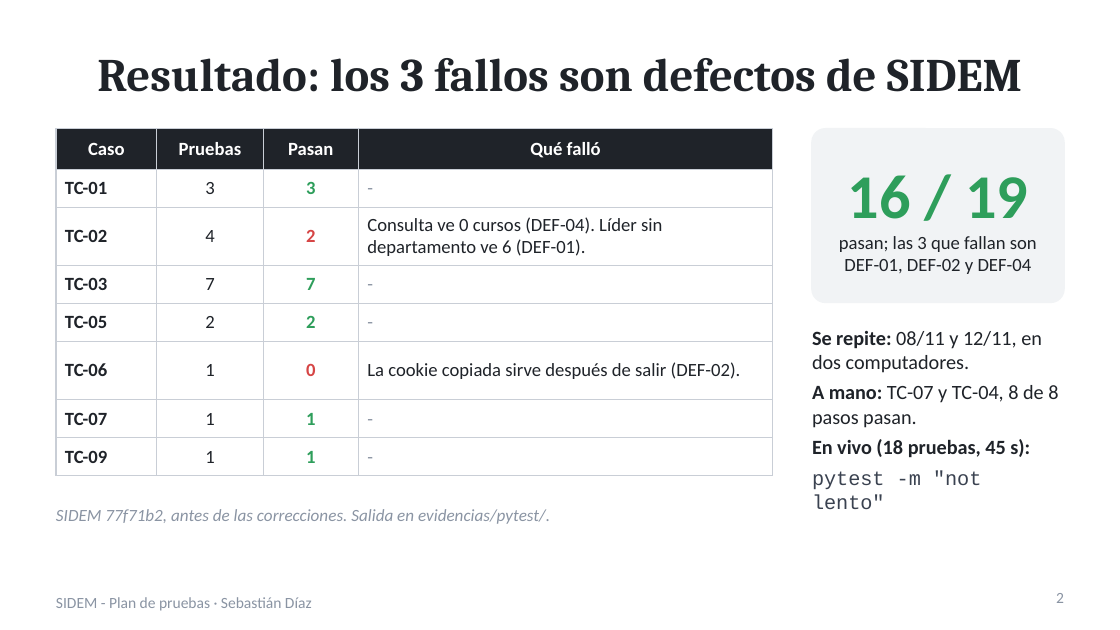
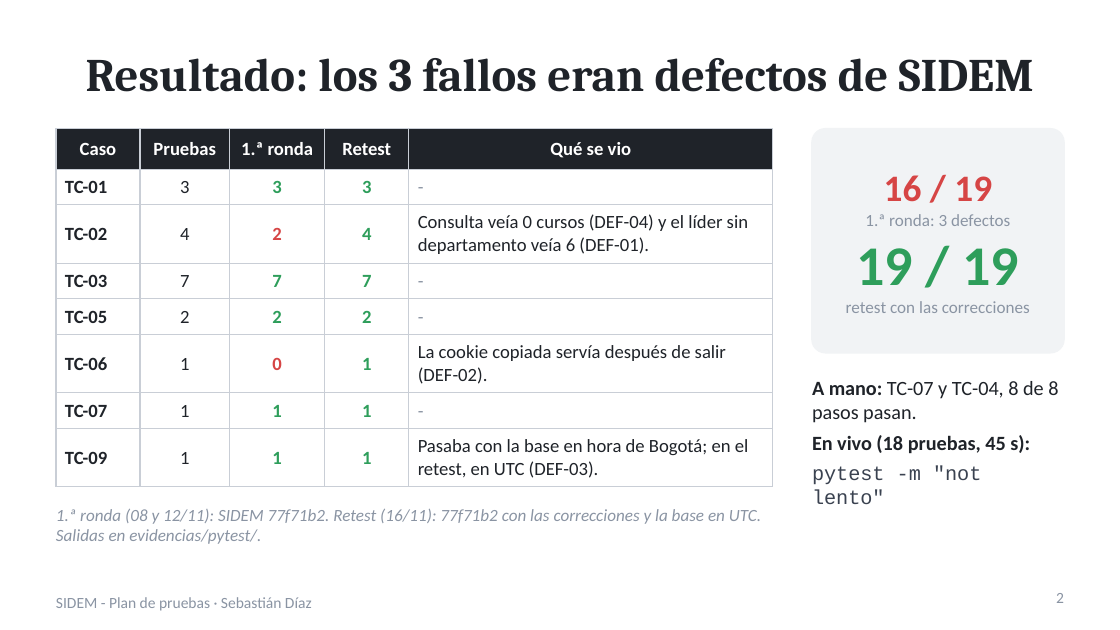
Before and after one commit to C4t-eyex/SIDEM-Plan-Pruebas, a slide deck: slide 2 of exposicion/Sebastian_pruebas_automaticas.pptx. Drawn at 1120x630 pixels with LibreOffice and Linux fonts; fonts in the diff are those of the drawing. Boxes give left, top, right and bottom in pixels: in the first picture for what was removed or moved away, otherwise in the second. Text is boxed around its words. In the diff, an @@ line names an element or a change of style, - is before the commit and + after.

Commit message:
test: retest de DEF-01 a DEF-05 con las correcciones (Sebastian)

```diff
--- a/exposicion/Sebastian_pruebas_automaticas.pptx
+++ b/exposicion/Sebastian_pruebas_automaticas.pptx
@@ title at (86, 58, 1034, 92): text changed @@
-Resultado: los 3 fallos son defectos de SIDEM
+Resultado: los 3 fallos eran defectos de SIDEM
@@ table at (56, 129, 773, 482) @@
-column 3: Pasan | 3 | 2 | 7 | 2 | 0 | 1 | 1
-column 4: Qué falló | - | Consulta ve 0 cursos (DEF-04). Líder sin departamento ve 6 (DEF-01). | - | - | La cookie copiada sirve después de salir (DEF-02). | - | -
+column 3: 1.ª ronda | 3 | 2 | 7 | 2 | 0 | 1 | 1
+column 4: Retest | 3 | 4 | 7 | 2 | 1 | 1 | 1
+column 5: Qué se vio | - | Consulta veía 0 cursos (DEF-04) y el líder sin departamento veía 6 (DEF-01). | - | - | La cookie copiada servía después de salir (DEF-02). | - | Pasaba con la base en hora de Bogotá; en el retest, en UTC (DEF-03).
@@ rounded rectangle: place and size @@
-rounded rectangle at (812, 129, 1064, 302)
+rounded rectangle at (812, 129, 1064, 353)
@@ rounded rectangle at (812, 129, 1064, 353): proportions changed @@
@@ text at (884, 175, 992, 202): size 40 to 24 pt, text colour #2E9E5B to #D64545 in "16 / 19" @@
@@ text at (846, 214, 1030, 313): text changed; size 12 to 11 pt; text colour #1F2329 to #8A94A3 @@
-pasan; las 3 que fallan son DEF-01, DEF-02 y DEF-04
+1.ª ronda: 3 defectos
+19 / 19
+retest con las correcciones
@@ text at (812, 381, 1058, 504): paragraph removed @@
-Se repite: 08/11 y 12/11, en dos computadores.
@@ text at (56, 509, 761, 544): text changed @@
-SIDEM 77f71b2, antes de las correcciones. Salida en evidencias/pytest/.
+1.ª ronda (08 y 12/11): SIDEM 77f71b2. Retest (16/11): 77f71b2 con las correcciones y la base en UTC. Salidas en evidencias/pytest/.
@@ text "1.ª ronda (08 y 12/11): ..." at (56, 509, 761, 544): vertical alignment middle to top @@
```
Also in this commit, not shown: 10 other files.
